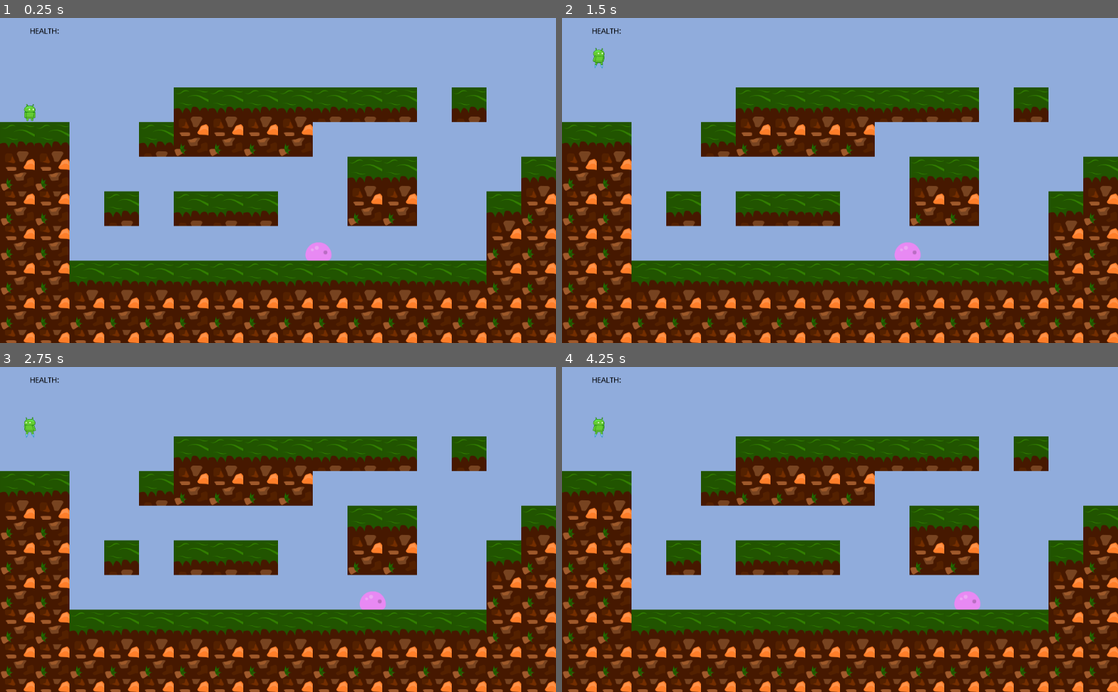
Above: before the commit, frames 1-4 (two rows, left to right).
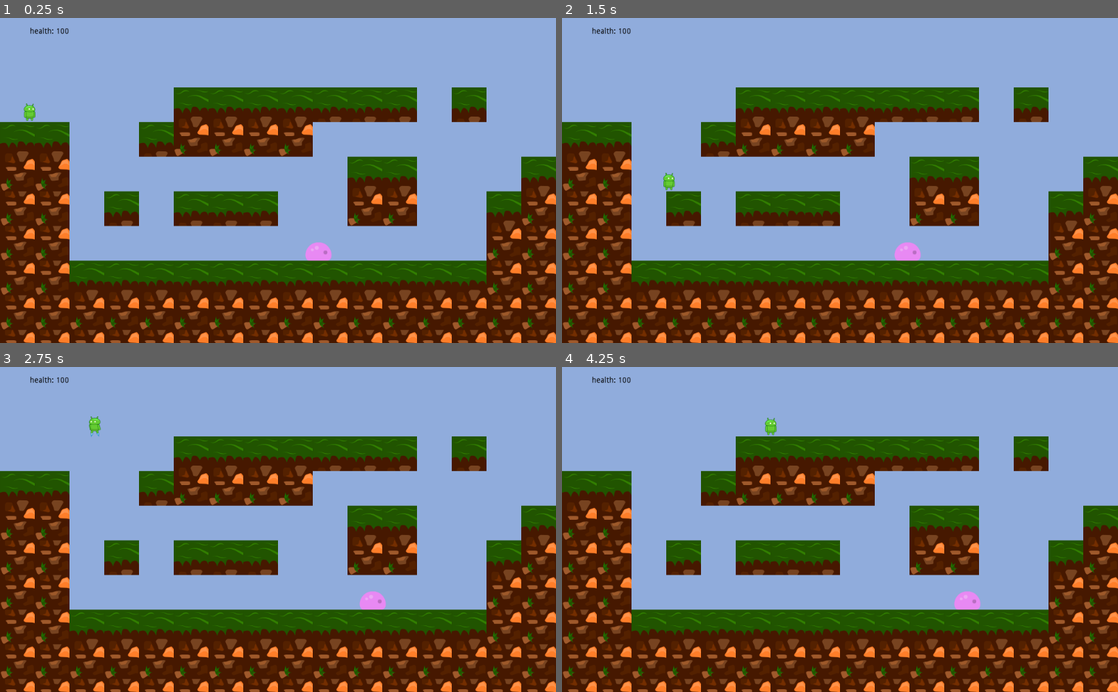
Above: after the commit, the same moments.

Repository: lelderki/07-2D-Platformer
Game: Godot game, scene res://Scenes/World.tscn
Two runs of this game, one before a commit and one after it. Both use one fixed random seed, a clock stepped at 60 frames per second and the inputs below.
Inputs:
- Up to frame 1 (0.25 s): no input
- Up to frame 2 (1.5 s): hold Right (move_right) from 0.53 s (still down); tap Space (jump) at 0.6, 0.77, 1.07, 1.35 s
- Up to frame 3 (2.75 s): tap Space (jump) at 1.52, 1.82, 2.1 s; release Right (move_right) at 2.03 s; hold Left (move_left) from 2.03 s (still down)
- Up to frame 4 (4.25 s): release Left (move_left) at 2.78 s; hold Right (move_right) from 2.78 s (still down); tap Space (jump) at 2.85, 3.02, 3.32, 3.6, 3.77, 4.07 s

The runs differ from the first frame. In frame 1, 0.1% of the frame differs, in the area x 4-13%, y 2-32%; in frame 2, 0.3%; in frame 3, 0.3%, in the area x 4-19%, y 2-22%; in frame 4, 0.3%.

Commit message:
Cleans up a few issues
I think the biggest issue was the way you were handling the input; I changed is_action_just_pressed to is_action_pressed and slowed down the move speed. I also added a hit box (so you can react to enemies) and one so you will bounce off the ceiling. This is an excellent start; I'm excited to see the finished product!

Diff:
--- a/Scenes/HUD.gd
+++ b/Scenes/HUD.gd
@@ -5,5 +5,5 @@
 
 
 func _on_Player_health_changed():
-	var h = get_node("/root/Game/Player").health
+	var h = get_node("/root/World/Player").health
 	$Health.text = "health: " + str(h)
--- a/Scenes/Player.tscn
+++ b/Scenes/Player.tscn
@@ -1,14 +1,12 @@
-[gd_scene load_steps=8 format=2]
+[gd_scene load_steps=9 format=2]
 
 [ext_resource path="res://Assets/droid_from_android.png" type="Texture" id=1]
 [ext_resource path="res://Scripts/Player.gd" type="Script" id=2]
 
 [sub_resource type="RectangleShape2D" id=1]
-extents = Vector2( 10, 24 )
+extents = Vector2( 10, 20.95 )
 
-[sub_resource type="CircleShape2D" id=2]
-
-[sub_resource type="Animation" id=3]
+[sub_resource type="Animation" id=2]
 resource_name = "idle"
 tracks/0/type = "value"
 tracks/0/path = NodePath("Sprite:region_rect")
@@ -54,24 +52,39 @@
 "values": [ Rect2( 4, 8, 49, 78 ), Rect2( 57, 90, 53, 70 ), Rect2( 4, 8, 49, 78 ), Rect2( 57, 90, 53, 70 ) ]
 }
 
+[sub_resource type="RectangleShape2D" id=5]
+extents = Vector2( 13.05, 24.7 )
+
+[sub_resource type="RayShape2D" id=6]
+length = 25.0
+
 [node name="Player" type="KinematicBody2D"]
 script = ExtResource( 2 )
 
 [node name="CollisionShape2D" type="CollisionShape2D" parent="."]
 shape = SubResource( 1 )
 
-[node name="CollisionShape2D2" type="CollisionShape2D" parent="."]
-position = Vector2( 0, 15.3893 )
-shape = SubResource( 2 )
-
 [node name="Sprite" type="Sprite" parent="."]
-position = Vector2( 0.362106, 8.14726 )
+position = Vector2( 0, 3 )
 scale = Vector2( 0.5, 0.5 )
 texture = ExtResource( 1 )
 region_enabled = true
 region_rect = Rect2( -1, 560, 51, 85 )
 
 [node name="AnimationPlayer" type="AnimationPlayer" parent="."]
-anims/idle = SubResource( 3 )
-anims/jump = SubResource( 4 )
-anims/walk = SubResource( 5 )
+anims/idle = SubResource( 2 )
+anims/jump = SubResource( 3 )
+anims/walk = SubResource( 4 )
+
+[node name="HitBox" type="Area2D" parent="."]
+
+[node name="CollisionShape2D" type="CollisionShape2D" parent="HitBox"]
+shape = SubResource( 5 )
+
+[node name="HitHead" type="Area2D" parent="."]
+
+[node name="CollisionShape2D" type="CollisionShape2D" parent="HitHead"]
+rotation = 3.14159
+shape = SubResource( 6 )
+[connection signal="body_entered" from="HitBox" to="." method="_on_HitBox_body_entered"]
+[connection signal="body_entered" from="HitHead" to="." method="_on_HitHead_body_entered"]
--- a/Scenes/World.tscn
+++ b/Scenes/World.tscn
@@ -55,7 +55,7 @@
 [node name="HUD" type="Node2D" parent="."]
 script = ExtResource( 7 )
 
-[node name="Label" type="Label" parent="HUD"]
+[node name="Health" type="Label" parent="HUD"]
 margin_left = 54.6576
 margin_top = 18.0822
 margin_right = 94.6577
@@ -65,3 +65,4 @@
 __meta__ = {
 "_edit_use_anchors_": false
 }
+[connection signal="health_changed" from="Player" to="HUD" method="_on_Player_health_changed"]
--- a/Scripts/Player.gd
+++ b/Scripts/Player.gd
@@ -1,6 +1,6 @@
 extends KinematicBody2D
 
-const MOVE_SPEED = 500
+const MOVE_SPEED = 100
 const JUMP_FORCE = 1000
 const GRAVITY = 50
 const MAX_FALL_SPEED = 1000
@@ -31,10 +31,10 @@
 
 func _physics_process(delta):
 	var move_dir = 0
-	if Input.is_action_just_pressed("move_right"):
+	if Input.is_action_pressed("move_right"):
 		move_dir += 1.5
 		y_velo += acceleration
-	if Input.is_action_just_pressed("move_left"):
+	if Input.is_action_pressed("move_left"):
 		move_dir -= 1.5
 		y_velo -= acceleration
 	move_and_slide(Vector2(move_dir * MOVE_SPEED, y_velo), Vector2(0,-1))
@@ -51,7 +51,7 @@
 		flip()
 	if !facing_right and move_dir < 0:
 		flip()
-#figure out why it wont flip back in videdo find code for this part #9:03???
+	#figure out why it wont flip back in videdo find code for this part #9:03???
 	if grounded:
 		if move_dir == 0:
 			play_anim("idle")
@@ -71,3 +71,13 @@
 
 
 #9:41
+
+
+func _on_HitBox_body_entered(body):
+	if body.get_parent().name == 'Enemies':
+		change_health(-10)
+
+
+func _on_HitHead_body_entered(body):
+	if body.name == 'Walls':
+		y_velo = 0
--- a/project.godot
+++ b/project.godot
@@ -40,4 +40,3 @@
 [rendering]
 
 environment/default_clear_color=Color( 0.568627, 0.678431, 0.866667, 1 )
-environment/default_environment="res://default_env.tres"
Not shown: 2 places in Scenes/Player.tscn that only renumber resources
